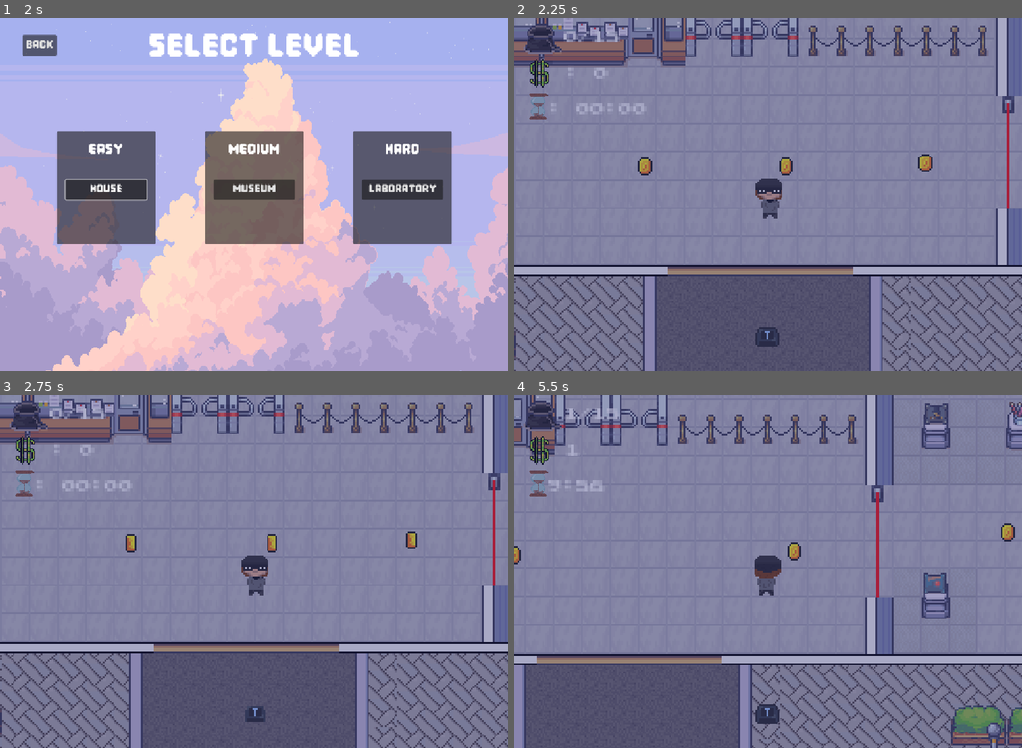
Above: before the commit, frames 1-4 (two rows, left to right).
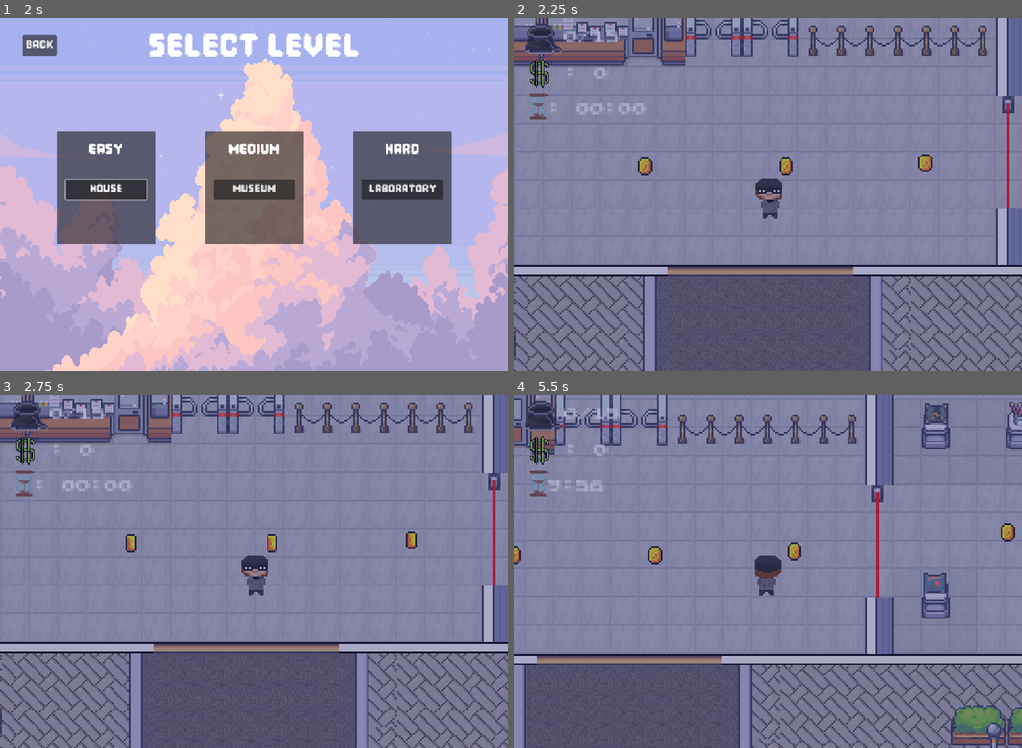
Above: after the commit, the same moments.

Repository: JaviMtz02/SeniorProject2025
Game: Godot game, scene res://Scenes/Menus/start_menu.tscn
Two runs of this game, one before a commit and one after it. Both use one fixed random seed, a clock stepped at 60 frames per second and the inputs below.
Inputs (mouse positions are in pixels of both pictures, inside the frame that each line leads up to):
- Up to frame 1 (2 s): click "play" at 0.5 s; click "Singleplayer" at 1.25 s
- Up to frame 2 (2.25 s): click "Museum" at 2 s
- Up to frame 3 (2.75 s): no input
- Up to frame 4 (5.5 s): tap Enter at 2.75 s; move the mouse to (879, 553) at 2.77 s; hold Right (right) 2.78-3.53 s; hold T (take_loot) 2.78-3.53 s; click (879, 553) at 2.92 s; move the mouse to (666, 589) at 3.52 s; hold Down (down) 3.53-4.28 s; tap Space (attack) at 3.6 s; tap T (take_loot) at 3.8, 4.55, 5.3 s; move the mouse to (818, 493) at 4.27 s; hold Right (right) 4.28-5.03 s; hold Y (deposit) 4.28-5.03 s; move the mouse to (742, 642) at 5.02 s; hold Up (up) from 5.03 s (still down); tap M (open_minigame) at 5.1 s; click (742, 642) at 5.17 s

Frame 1 is identical in both runs. In frame 2, 0.2% of the frame differs, in the area x 47-53%, y 87-94%; in frame 3, 0.2%; in frame 4, 0.5%, in the area x 9-53%, y 3-94%.

Commit message:
Change item pick up authority

Diff:
--- a/Scenes/Burglar/burglar.gd
+++ b/Scenes/Burglar/burglar.gd
@@ -34,6 +34,7 @@
 	if MultiplayerManager.is_multiplayer() and int(name) != multiplayer.get_unique_id():
 		$StateMachine.process_mode = Node.PROCESS_MODE_DISABLED
 		$Camera2D/Control.visible = false
+		set_process_input(false)
 
 	if level_node == null:
 		level_node = get_parent().get_parent()
@@ -104,6 +105,7 @@
 			loot.hide()
 			await $SFX/LootPickup.finished
 		loot.queue_free()
+		MultiplayerManager.request_remove_item.rpc(loot.get_path())
 		curr_loot = null
 	else:
 		$SFX/CannotPickup.play() # if loot can't be picked up, a sound will play letting the player know that it can't be picked up
--- a/Scenes/House Level/House Scripts/minigame_door_house.gd
+++ b/Scenes/House Level/House Scripts/minigame_door_house.gd
@@ -62,7 +62,7 @@
 	$DoorOpening.play()
 	hide()
 	await $DoorOpening.finished
-	queue_free() # door dissappears, burglar can enter and move again
+	MultiplayerManager.request_remove_item.rpc(get_path())
 
 func _on_minigame_lost() -> void:
 	minigame_lost.emit() # door stays, burglar is penalized
--- a/Scenes/House Level/Loot Scenes/ball.tscn
+++ b/Scenes/House Level/Loot Scenes/ball.tscn
@@ -1,10 +1,15 @@
-[gd_scene load_steps=4 format=3 uid="uid://cc1lmo3urbp40"]
+[gd_scene load_steps=5 format=3 uid="uid://cc1lmo3urbp40"]
 
 [ext_resource type="Script" uid="uid://cp2vr8r6gmw68" path="res://Scripts/loot.gd" id="1_tta6m"]
 [ext_resource type="Texture2D" uid="uid://de2jecfb0u587" path="res://Assets/Sprites/Loot Sprites/House Loot/basketball.png" id="1_x01vi"]
 
 [sub_resource type="CircleShape2D" id="CircleShape2D_digss"]
 radius = 4.0
+
+[sub_resource type="SceneReplicationConfig" id="SceneReplicationConfig_l2l4e"]
+properties/0/path = NodePath(".:position")
+properties/0/spawn = true
+properties/0/replication_mode = 1
 
 [node name="Ball" type="Area2D" groups=["loot"]]
 collision_layer = 2
@@ -22,3 +27,6 @@
 [node name="CollisionShape2D" type="CollisionShape2D" parent="."]
 position = Vector2(0, -1)
 shape = SubResource("CircleShape2D_digss")
+
+[node name="MultiplayerSynchronizer" type="MultiplayerSynchronizer" parent="." groups=["loot"]]
+replication_config = SubResource("SceneReplicationConfig_l2l4e")
--- a/Scenes/House Level/Loot Scenes/phone.tscn
+++ b/Scenes/House Level/Loot Scenes/phone.tscn
@@ -1,13 +1,20 @@
-[gd_scene load_steps=3 format=3 uid="uid://dassywovt6r47"]
+[gd_scene load_steps=5 format=3 uid="uid://dassywovt6r47"]
 
+[ext_resource type="Script" uid="uid://cp2vr8r6gmw68" path="res://Scripts/loot.gd" id="1_6duq6"]
 [ext_resource type="Texture2D" uid="uid://caa2jj226uij2" path="res://Assets/Sprites/Loot Sprites/House Loot/telephone.png" id="1_fnvnu"]
 
 [sub_resource type="RectangleShape2D" id="RectangleShape2D_5hsqa"]
 size = Vector2(14, 12)
 
-[node name="Phone" type="Area2D"]
+[sub_resource type="SceneReplicationConfig" id="SceneReplicationConfig_eds7b"]
+properties/0/path = NodePath(".:position")
+properties/0/spawn = true
+properties/0/replication_mode = 1
+
+[node name="Phone" type="Area2D" groups=["loot"]]
 collision_layer = 2
 collision_mask = 4
+script = ExtResource("1_6duq6")
 
 [node name="Sprite2D" type="Sprite2D" parent="."]
 texture = ExtResource("1_fnvnu")
@@ -15,3 +22,6 @@
 [node name="CollisionShape2D" type="CollisionShape2D" parent="."]
 position = Vector2(1, 0)
 shape = SubResource("RectangleShape2D_5hsqa")
+
+[node name="MultiplayerSynchronizer" type="MultiplayerSynchronizer" parent="."]
+replication_config = SubResource("SceneReplicationConfig_eds7b")
--- a/Scenes/House Level/minigame_door_house.tscn
+++ b/Scenes/House Level/minigame_door_house.tscn
@@ -12,6 +12,11 @@
 
 [sub_resource type="RectangleShape2D" id="RectangleShape2D_2dgnl"]
 size = Vector2(32, 32)
+
+[sub_resource type="SceneReplicationConfig" id="SceneReplicationConfig_r82hy"]
+properties/0/path = NodePath(".:position")
+properties/0/spawn = true
+properties/0/replication_mode = 1
 
 [node name="MinigameDoorHouse" type="StaticBody2D" node_paths=PackedStringArray("door_area") groups=["doors"]]
 script = ExtResource("1_5rnik")
@@ -35,3 +40,6 @@
 
 [node name="DoorOpening" type="AudioStreamPlayer2D" parent="."]
 stream = ExtResource("6_hdhjs")
+
+[node name="MultiplayerSynchronizer" type="MultiplayerSynchronizer" parent="."]
+replication_config = SubResource("SceneReplicationConfig_r82hy")
--- a/Scripts/loot.gd
+++ b/Scripts/loot.gd
@@ -18,11 +18,12 @@
 
 # area parameter is an Area2D that is a child of the one who is interacting
 func _on_area_entered(area: Area2D) -> void:
-	if area.is_in_group("loot_interaction"):
+	if area.is_in_group("loot_interaction") and int(area.get_parent().name) == multiplayer.get_unique_id():
+		print("huh")
 		emit_signal("burglar_nearby", self)
 		area.get_parent().poi_nearby(self)
 
-
 func _on_area_exited(area: Area2D) -> void:
-	emit_signal("burglar_away", self)
-	area.get_parent().poi_leave(self)
+	if area.is_in_group("loot_interaction") and int(area.get_parent().name) == multiplayer.get_unique_id():
+		emit_signal("burglar_away", self)
+		area.get_parent().poi_leave(self)
--- a/Scripts/multiplayer_manager.gd
+++ b/Scripts/multiplayer_manager.gd
@@ -131,14 +131,12 @@
 func permission_to_spawn():
 	start_spawning.emit()
 
-@rpc("call_local", "any_peer")
+@rpc("any_peer", "call_local")
 func request_remove_item(item_path: NodePath):
 	if not is_multiplayer_authority():  # Ensure only the server processes this
 		return
-
 	var item = get_node_or_null(item_path)
 	if item:
-		item.queue_free()
 		remove_item_from_clients.rpc(item_path)
 
 @rpc("authority", "call_local", "reliable")
Not shown, changed: Scenes/House Level/house.tscn
Not shown: 1 places in Scenes/House Level/minigame_door_house.tscn that only renumber resources
